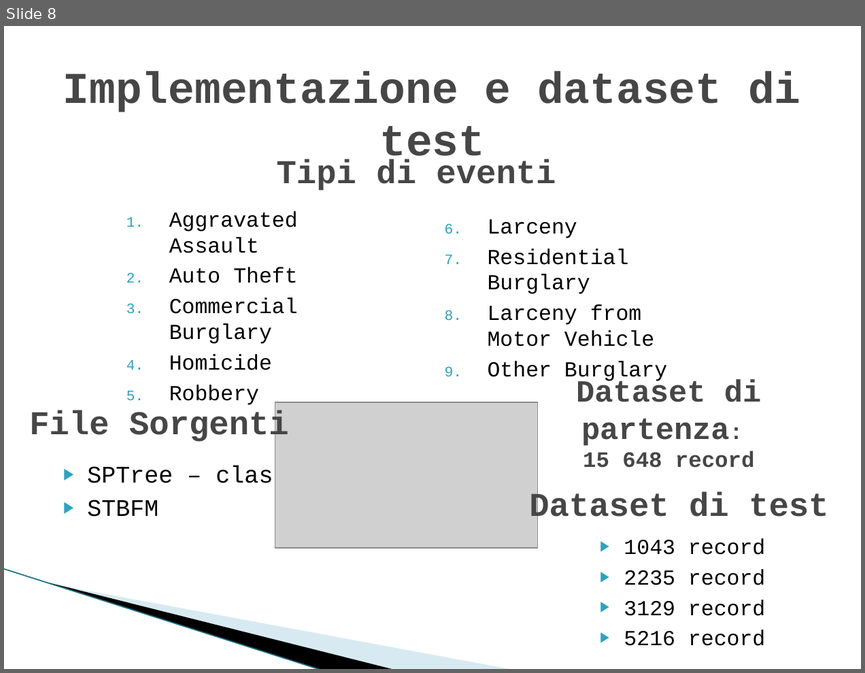
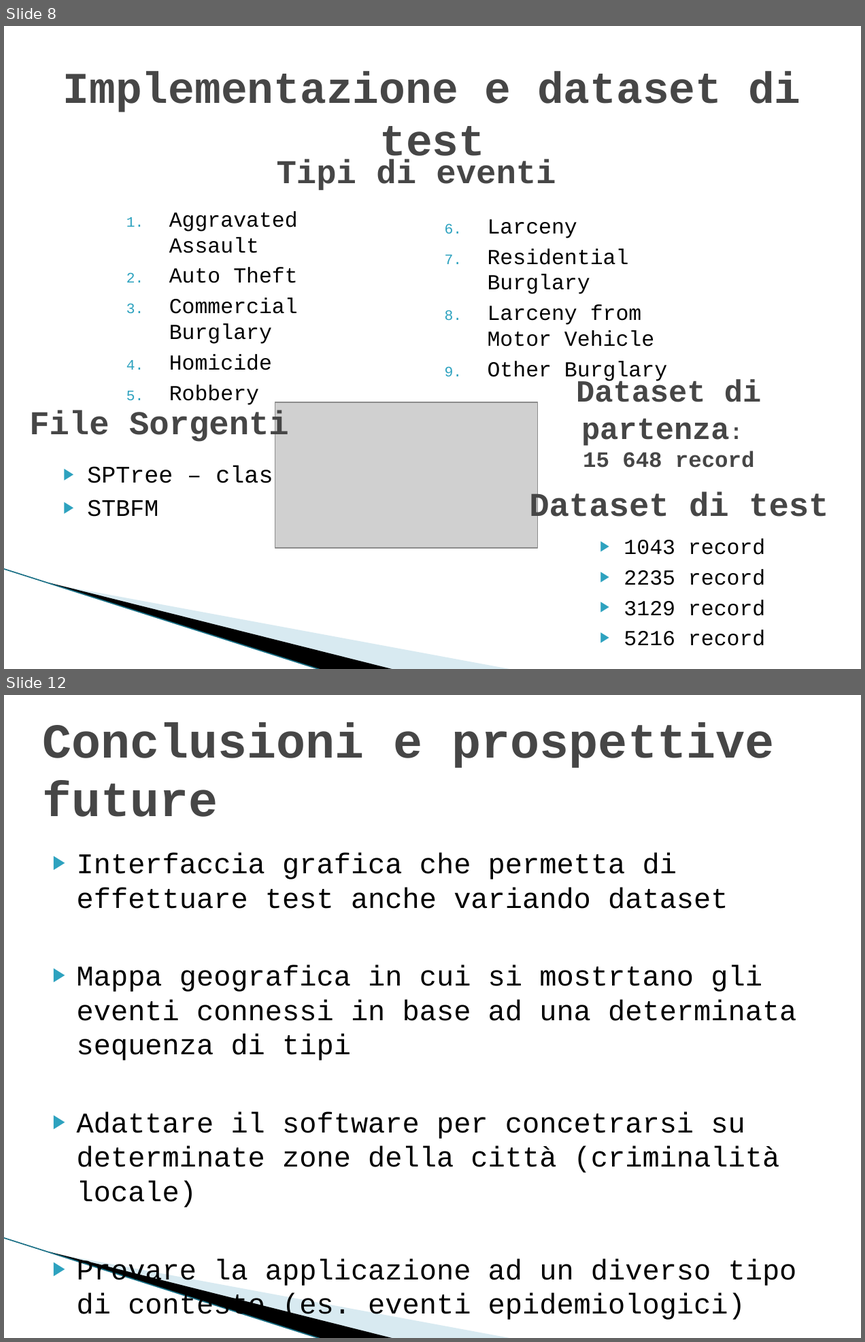
Before and after one commit to fedelux3/Bachelor-Thesis, a slide deck: presentazione.pptx. Shown one above the other, each under a label of ours: slide 8 before the commit, slides 8 and 12 after it; the slides between them are not shown. The pictures are 865x673 and 865x1342 pixels, drawn with LibreOffice and Linux fonts; fonts in the diff are those of the drawing; grey boxes stand for pictures; background and template pictures are left out. Boxes give left, top, right and bottom in pixels: in the first picture for what was removed or moved away, otherwise in the second. Text is boxed around its words. In the diff, an @@ line names an element or a change of style, - is before the commit and + after.

```diff
--- a/presentazione.pptx
+++ b/presentazione.pptx
@@ slide 12 added at box(4, 695, 861, 1338), background #FFFFFF; not listed: 3 template elements that a slide beside it also shows @@
@@ title added at box(42, 723, 774, 817), 41 pt, text #464646, bold @@
+Conclusioni e prospettive future
@@ text added at box(77, 853, 797, 1322), 24 pt, text #000000 @@
+▶ Interfaccia grafica che permetta di effettuare test anche variando dataset
+▶ Mappa geografica in cui si mostrtano gli eventi connessi in base ad una determinata sequenza di tipi
+▶ Adattare il software per concetrarsi su determinate zone della città (criminalità locale)
+▶ Provare la applicazione ad un diverso tipo di contesto (es. eventi epidemiologici)
```
Also in this commit, not shown: 2 slides changed, 3 other slides added, 1 slide removed, 17 other files.
